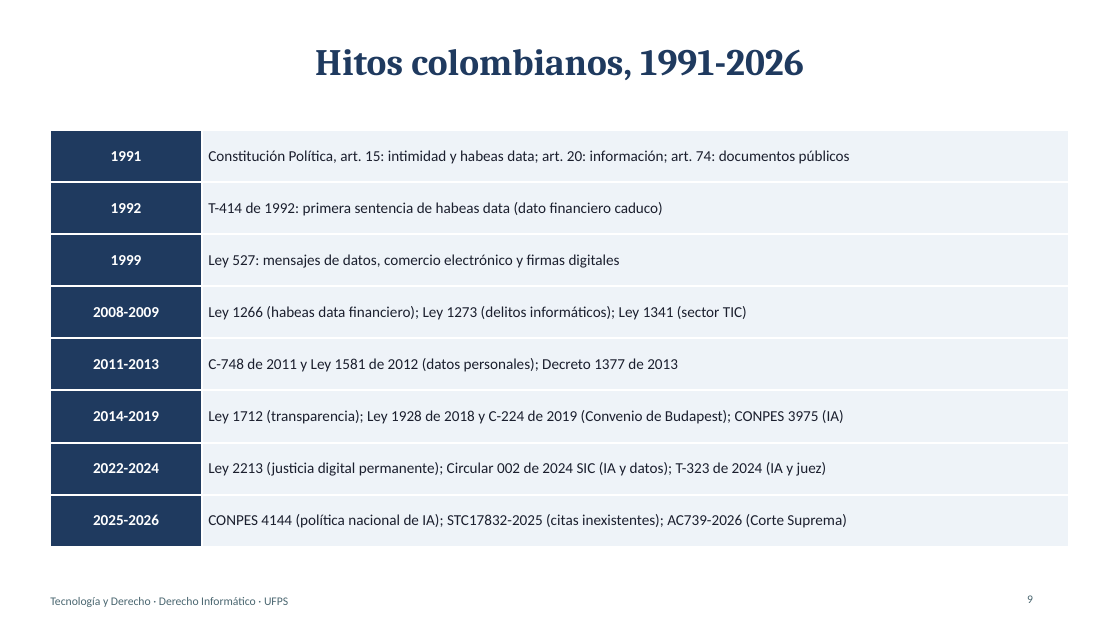
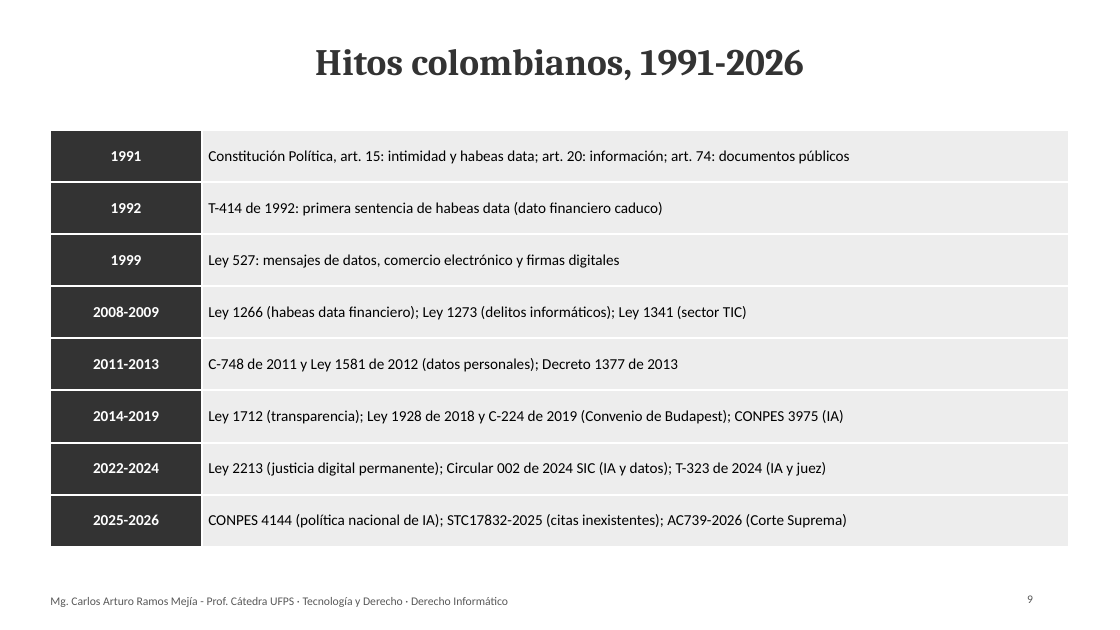
Before and after one commit to Arturoramos22/Arturoramos22, a slide deck: slide 9 of clase-derecho-informatico/DIAPOSITIVAS.pptx. Drawn at 1120x630 pixels with LibreOffice and Linux fonts; fonts in the diff are those of the drawing. Boxes give left, top, right and bottom in pixels: in the first picture for what was removed or moved away, otherwise in the second. Text is boxed around its words. In the diff, an @@ line names an element or a change of style, - is before the commit and + after.

```diff
--- a/clase-derecho-informatico/DIAPOSITIVAS.pptx
+++ b/clase-derecho-informatico/DIAPOSITIVAS.pptx
@@ title "Hitos colombianos, 1991-2026" at <box>315,49,804,80</box>: text colour #1F3A5F to #333333 @@
@@ table at <box>50,130,1070,532</box> @@
@@ fill #1F3A5F to #333333 in 8 cells @@
@@ fill #EEF3F8 to #EDEDED in 8 cells @@
@@ text colour #1B1F2E to #000000 @@
@@ text at <box>50,597,508,607</box>: text changed; text colour #4A6670 to #595959 @@
-Tecnología y Derecho · Derecho Informático · UFPS
+Mg. Carlos Arturo Ramos Mejía - Prof. Cátedra UFPS · Tecnología y Derecho · Derecho Informático
@@ page number at <box>1027,595,1033,603</box>: text colour #4A6670 to #595959 @@
```
Also in this commit, not shown: 23 other slides changed, 2 other files.
